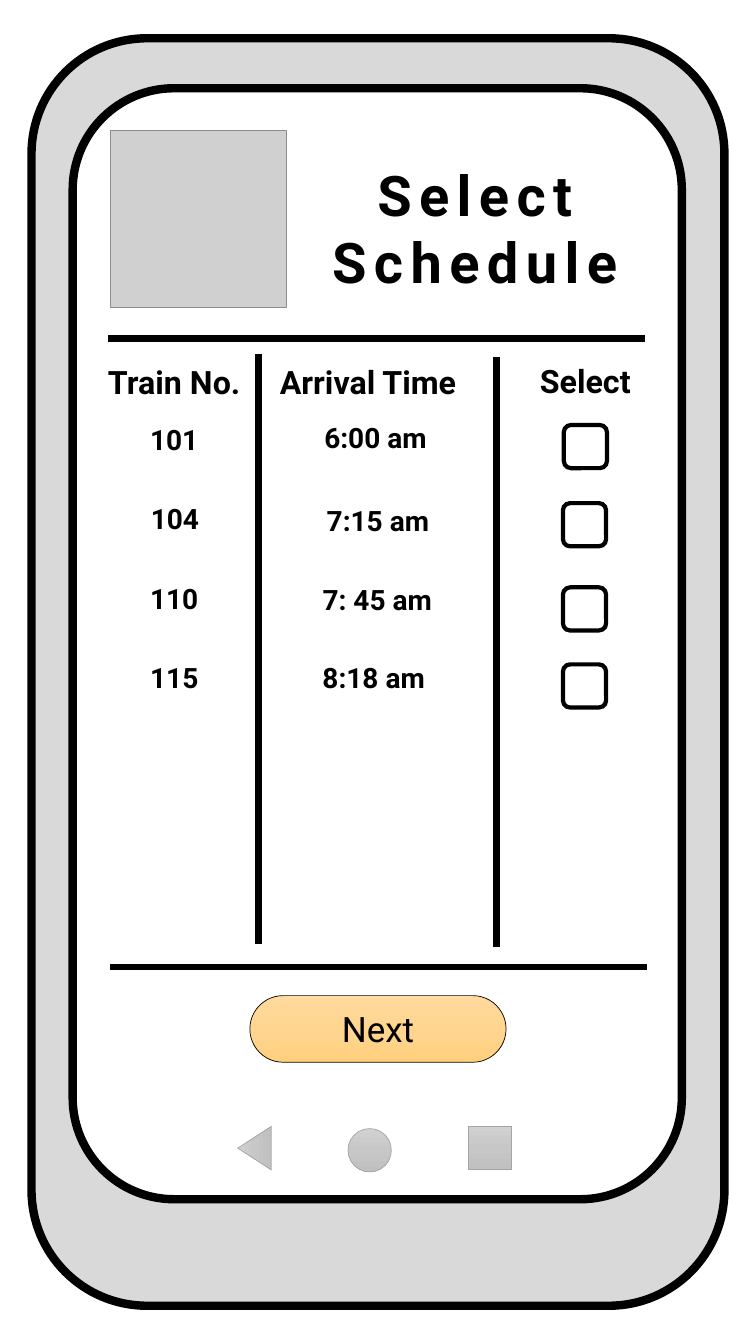
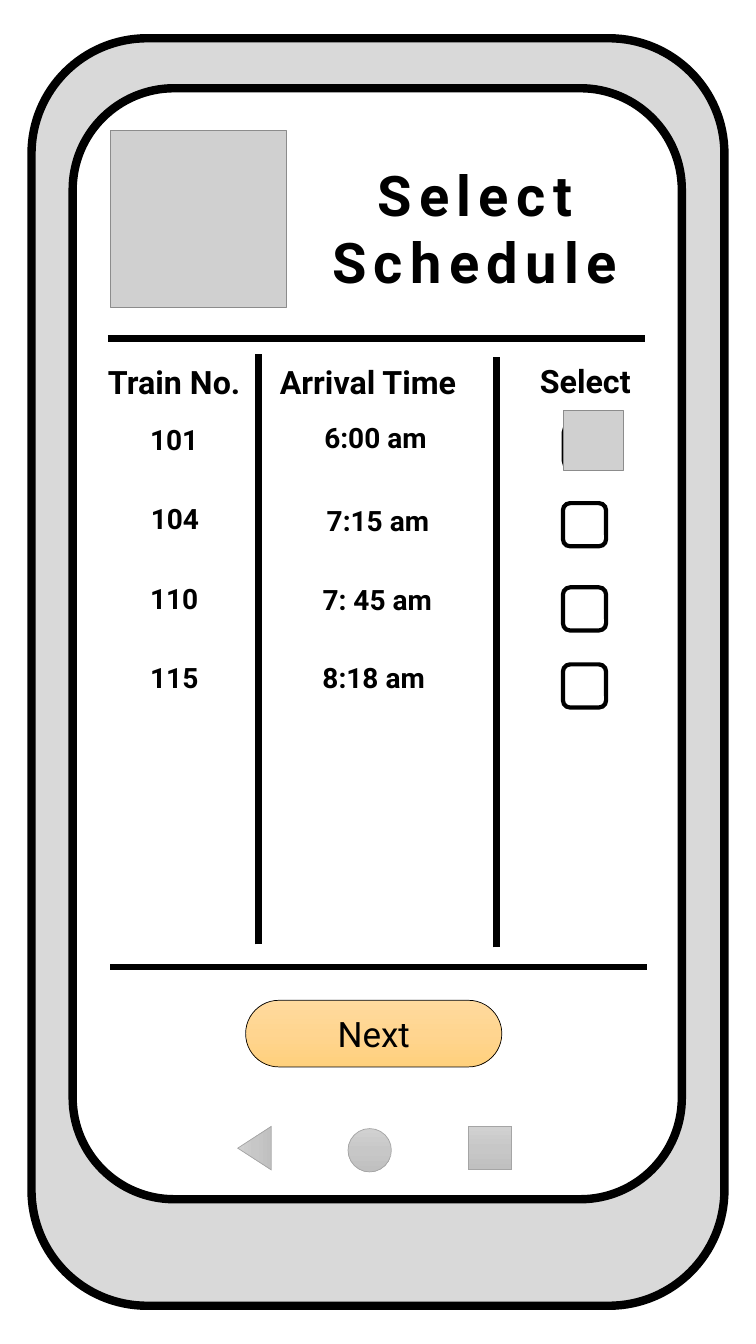
Before and after one commit to pmmanalang/userdes-SF181-A1-Manalang-Timo, a slide deck: slide 7 of Digital Mockup/Static-PrototypeVer.1.pptx (slide 8 before the commit). Drawn at 756x1344 pixels with LibreOffice and Linux fonts; fonts in the diff are those of the drawing; grey boxes stand for pictures. Boxes give left, top, right and bottom in pixels: in the first picture for what was removed or moved away, otherwise in the second. Text is boxed around its words. In the diff, an @@ line names an element or a change of style, - is before the commit and + after.

```diff
--- a/Digital Mockup/Static-PrototypeVer.1.pptx
+++ b/Digital Mockup/Static-PrototypeVer.1.pptx
@@ picture added at [563, 411, 623, 471] @@
@@ rounded rectangle "Next": place and size @@
-rounded rectangle "Next" at [250, 996, 506, 1062]
+rounded rectangle "Next" at [246, 1000, 502, 1066]
```
Also in this commit, not shown: 2 other slides changed, 1 slide added, 2 slides removed, 1 other file.
